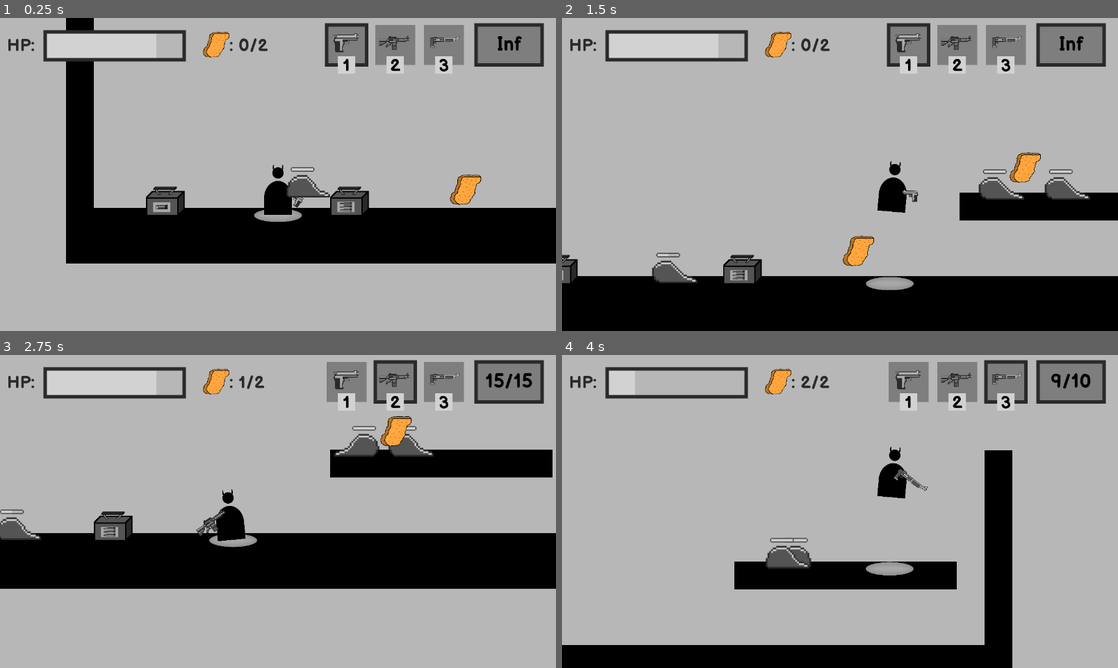
Above: before the commit, frames 1-4 (two rows, left to right).
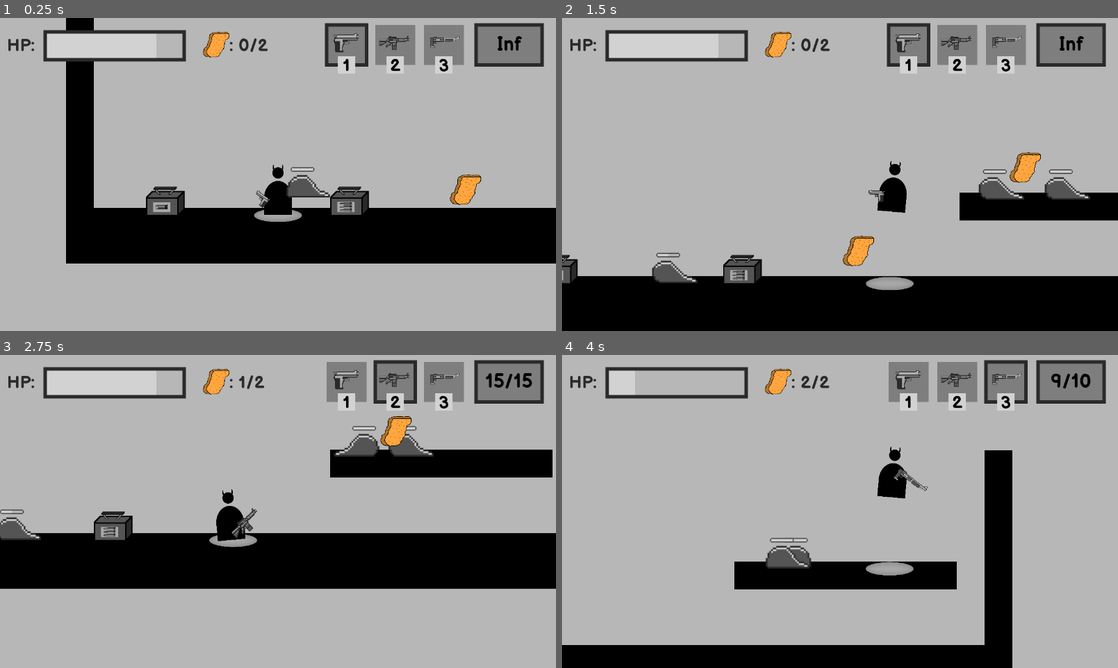
Above: after the commit, the same moments.

Repository: BesterCoder/nuggie-collector
Game: Godot game, scene res://levels/level_001.tscn
The game is run twice, just before and just after one commit, with the same random seed, the same clock (stepped at 60 frames per second) and the same inputs.
Inputs (mouse positions are in pixels of both pictures, inside the frame that each line leads up to):
- Up to frame 1 (0.25 s): no input
- Up to frame 2 (1.5 s): move the mouse to (962, 158) at 0.52 s; press the mouse at (962, 158) at 0.53 s; hold D (move_right) from 0.53 s (still down); tap W (jump) at 0.77 s; move the mouse to (728, 190) at 1.27 s; release the mouse at (728, 190) at 1.28 s; tap 1 (select_pistol) at 1.35 s
- Up to frame 3 (2.75 s): tap W (jump) at 1.52 s; move the mouse to (333, 442) at 2.02 s; release D (move_right) at 2.03 s; hold A (move_left) from 2.03 s (still down); tap 2 (select_rifle) at 2.1 s
- Up to frame 4 (4 s): move the mouse to (812, 574) at 2.77 s; release A (move_left) at 2.78 s; hold D (move_right) from 2.78 s (still down); tap 3 (select_shotgun) at 2.85 s; tap W (jump) at 3.02, 3.77 s; move the mouse to (1006, 558) at 3.52 s; press the mouse at (1006, 558) at 3.53 s

The runs differ from the first frame. In frame 1, less than 0.1% of the frame differs, in the area x 46-55%, y 55-61%; in frame 2, 0.1%; in frame 3, 0.3%, in the area x 35-47%, y 48-59%; in frame 4, nothing differs.

Commit message:
Set weapon position based on mouse position
Weapon position used to be defined by the players
current movement direction and mouse position

Diff:
--- a/characters/player/Player.gd
+++ b/characters/player/Player.gd
@@ -47,7 +47,19 @@
 func _weapon_pos():
 	# Rotate weapon
 	var mouse_pos = get_global_mouse_position();
-	var direction = sign(mouse_pos.x - current_weapon.global_position.x)
+	# global_position.x is in the middle of the character
+	var halfsize = int($Body.texture.get_size().x * scale.x / 2)
+	var player_left = global_position.x - halfsize
+	var player_right = global_position.x + halfsize
+
+	var direction = 0
+	if mouse_pos.x < player_left:
+		direction = -1
+	elif mouse_pos.x > player_right:
+		direction = 1
+	else:
+		direction = current_direction
+
 	if direction < 0:
 		current_weapon.flip_v = true
 	else:
@@ -56,8 +68,8 @@
 	current_weapon.look_at(mouse_pos)
 
 	# Set weapon position
-	var offset = 100 * current_direction
-	current_weapon.position.x = $Body.texture.get_width() * current_direction - offset
+	var offset = 100 * direction
+	current_weapon.position.x = $Body.texture.get_width() * direction - offset
 
 func _tilt_player(dir):
 	match dir:
